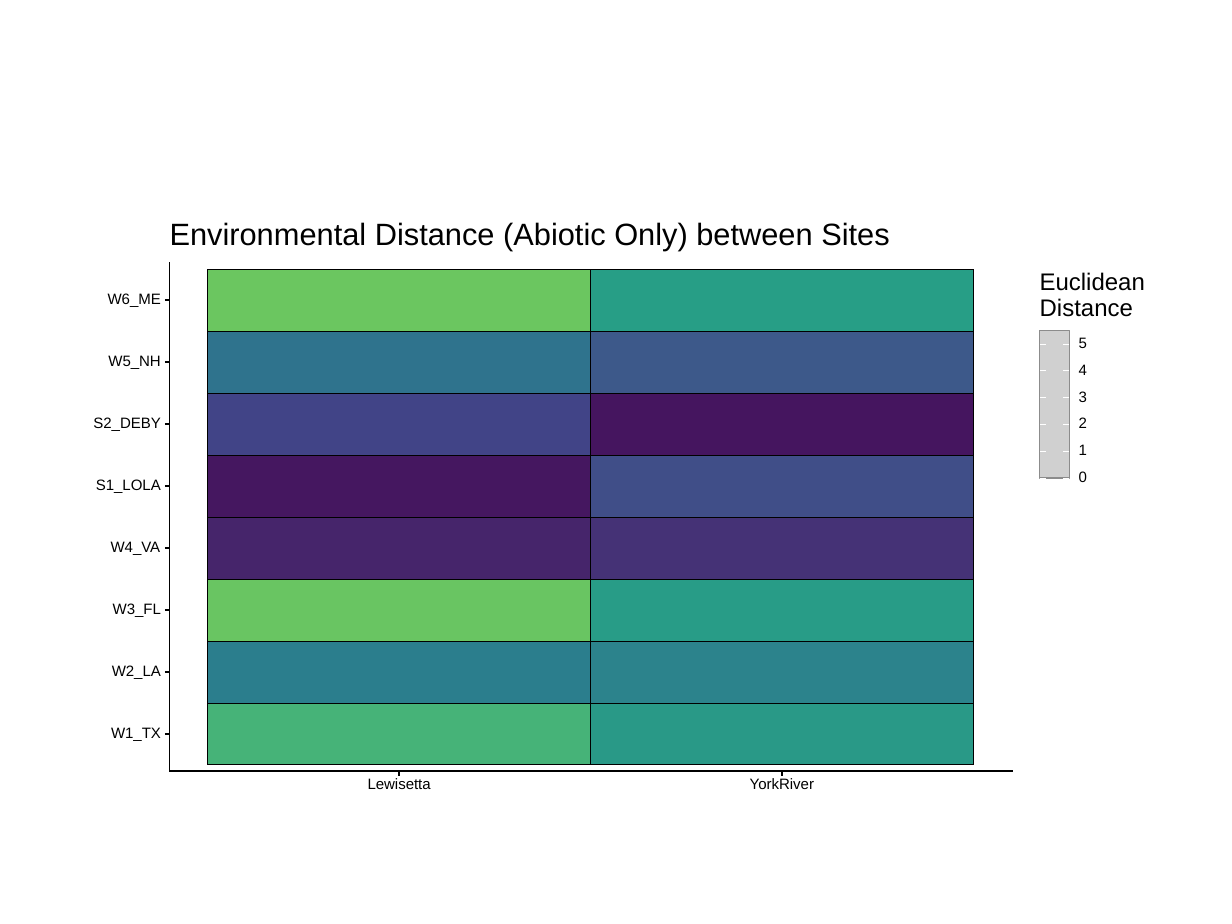
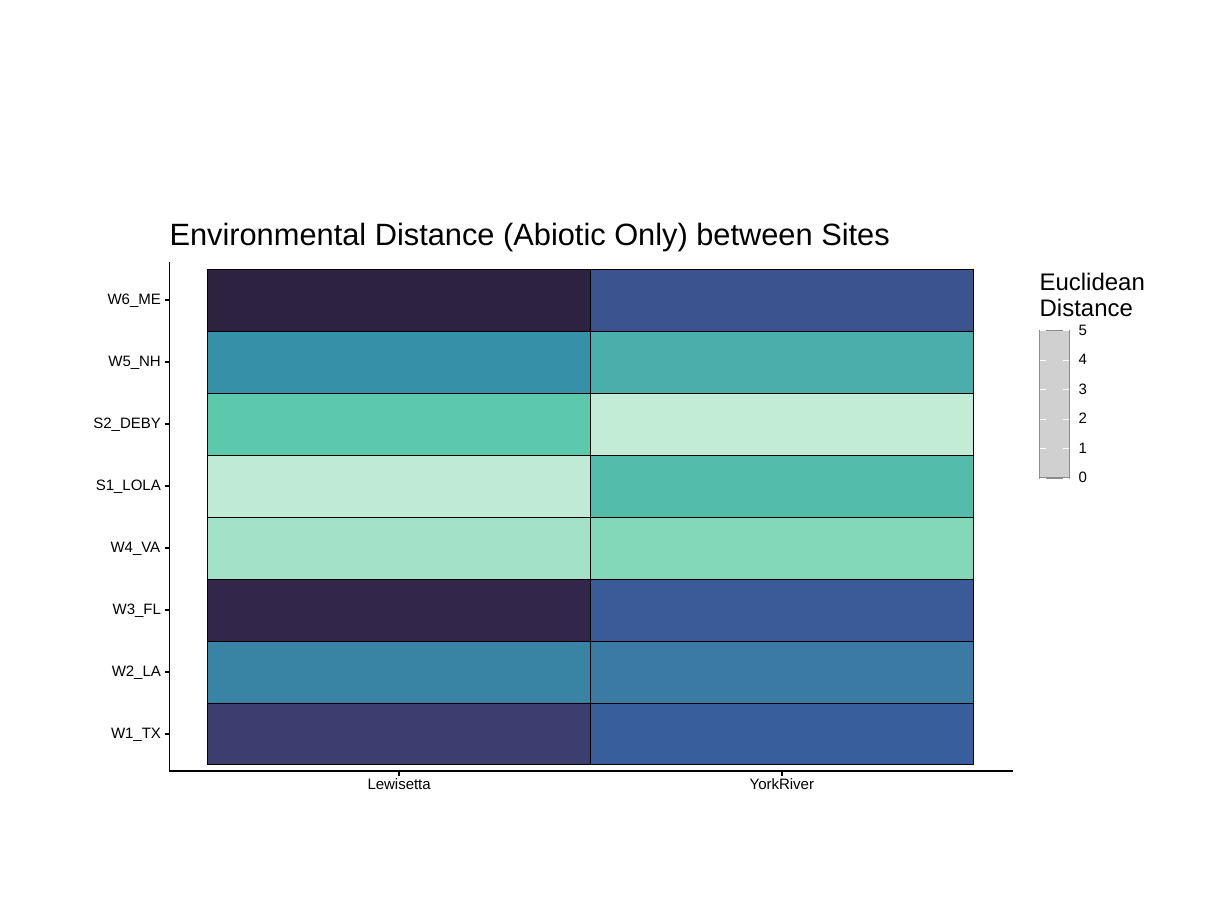
Before and after one commit to ModelValidationProgram/MVP_oyster_GO, a slide deck: slide 4 of results/figures/EnvDist_ExpSitesGardens.pptx. Drawn at 1232x924 pixels with LibreOffice and Linux fonts; fonts in the diff are those of the drawing; grey boxes stand for pictures. Boxes give left, top, right and bottom in pixels: in the first picture for what was removed or moved away, otherwise in the second. Text is boxed around its words. In the diff, an @@ line names an element or a change of style, - is before the commit and + after.

```diff
--- a/results/figures/EnvDist_ExpSitesGardens.pptx
+++ b/results/figures/EnvDist_ExpSitesGardens.pptx
@@ rectangle at <box>208,270,591,331</box>: fill #6BC660 to #2E2241 @@
@@ rectangle: place and size @@
-rectangle at <box>590,579,973,641</box>
+rectangle at <box>590,270,973,331</box>
@@ rectangle at <box>590,270,973,331</box>: fill #289C87 to #3B538E @@
@@ rectangle at <box>208,331,591,393</box>: fill #414487 to #3690A7 @@
@@ rectangle: place and size @@
-rectangle at <box>590,456,973,517</box>
+rectangle at <box>590,331,973,393</box>
@@ rectangle at <box>590,331,973,393</box>: fill #404E88 to #4AAEAB @@
@@ 2 freeform shapes, 1 text: place and size @@
-2 freeform shapes, 1 text at <box>1040,337,1087,348</box>
+2 freeform shapes, 1 text at <box>1040,324,1087,335</box>
@@ 4 freeform shapes, 2 texts: place and size @@
-4 freeform shapes, 2 texts at <box>1040,364,1087,402</box>
+4 freeform shapes, 2 texts at <box>1040,353,1087,394</box>
@@ rectangle: place and size @@
-rectangle at <box>208,456,591,517</box>
+rectangle at <box>208,393,591,455</box>
@@ rectangle at <box>208,393,591,455</box>: fill #451760 to #5CC8AC @@
@@ rectangle at <box>590,393,973,455</box>: fill #279E86 to #C3ECD7 @@
@@ 2 freeform shapes, 1 text: place and size @@
-2 freeform shapes, 1 text at <box>1040,417,1087,428</box>
+2 freeform shapes, 1 text at <box>1040,412,1087,423</box>
@@ freeform shape at <box>1040,448,1046,448</box>: outline redrawn @@
@@ freeform shape at <box>1063,448,1069,448</box>: outline redrawn @@
@@ rectangle at <box>208,456,591,517</box>: fill #46256B to #BFEBD6 @@
@@ 3 rectangles: place and size @@
-3 rectangles at <box>590,270,973,579</box>
+3 rectangles at <box>590,393,973,702</box>
@@ rectangle at <box>590,456,973,517</box>: fill #3D598A to #54BCAB @@
@@ rectangle: place and size @@
-rectangle at <box>208,331,591,393</box>
+rectangle at <box>208,517,591,579</box>
@@ rectangle at <box>208,517,591,579</box>: fill #2F738D to #A3E2C8 @@
@@ rectangle: place and size @@
-rectangle at <box>590,641,973,702</box>
+rectangle at <box>590,517,973,579</box>
@@ rectangle at <box>590,517,973,579</box>: fill #2C838C to #83D8BA @@
@@ rectangle at <box>208,579,591,641</box>: fill #69C562 to #33264B @@
@@ rectangle: place and size @@
-rectangle at <box>590,393,973,455</box>
+rectangle at <box>590,579,973,641</box>
@@ rectangle at <box>590,579,973,641</box>: fill #45155F to #3A5A98 @@
@@ 3 rectangles: place and size @@
-3 rectangles at <box>208,393,591,765</box>
+3 rectangles at <box>208,331,591,702</box>
@@ rectangle at <box>208,641,591,702</box>: fill #46B378 to #3983A5 @@
@@ rectangle at <box>590,641,973,702</box>: fill #453276 to #3A7AA3 @@
@@ rectangle: place and size @@
-rectangle at <box>208,641,591,702</box>
+rectangle at <box>208,703,591,765</box>
@@ rectangle at <box>208,703,591,765</box>: fill #2B7E8D to #3B3E6F @@
@@ rectangle at <box>590,703,973,765</box>: fill #299987 to #395E9C @@
```
Also in this commit, not shown: 3 other slides changed, 4 other files.
